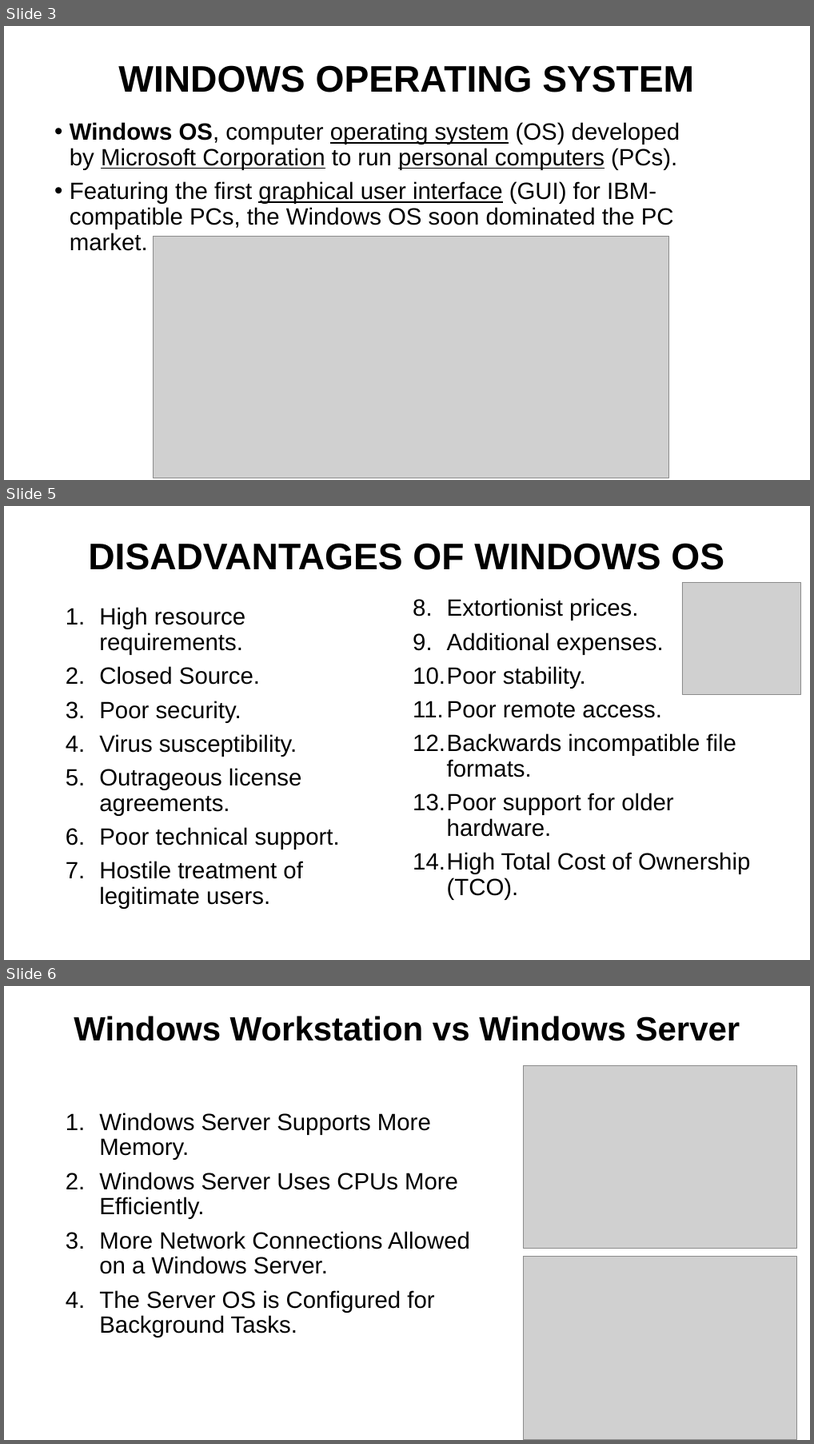
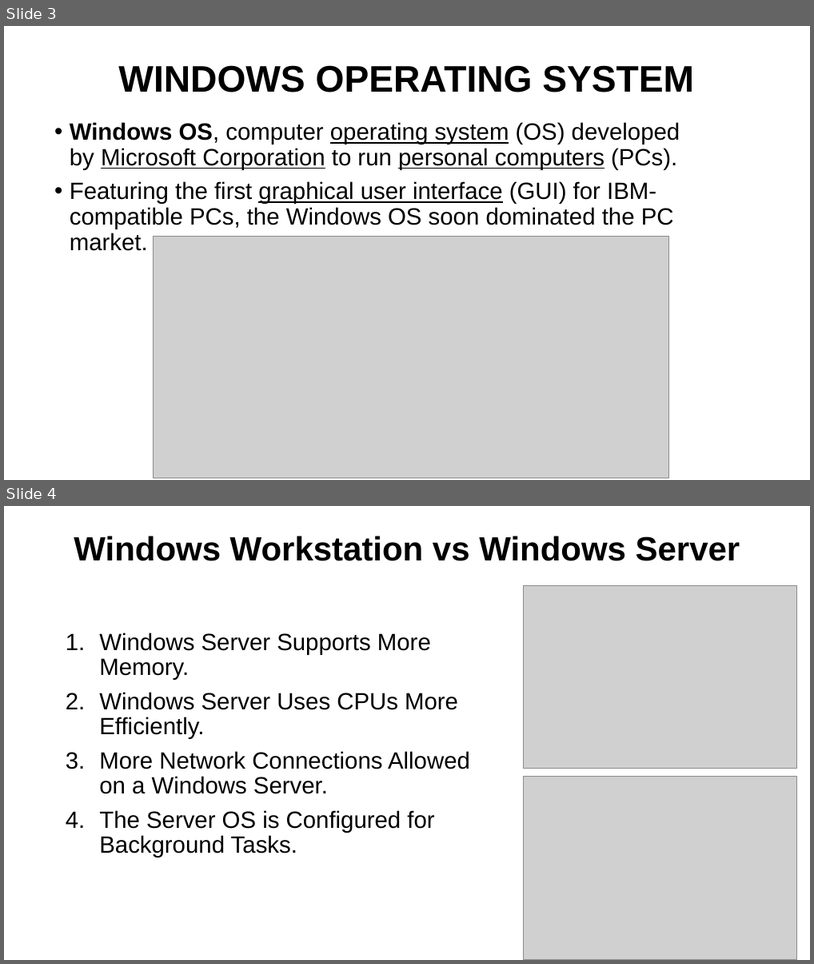
Before and after one commit to PriyalPotnis/Windows, a slide deck: WHAT IS OPERATING SYSTEM.pptx. Shown one above the other, each under a label of ours: slides 3, 5 and 6 before the commit, slides 3 and 4 after it; the slides between them are not shown. The pictures are 814x1444 and 814x964 pixels, drawn with LibreOffice and Linux fonts; fonts in the diff are those of the drawing; grey boxes stand for pictures. Boxes give left, top, right and bottom in pixels: in the first picture for what was removed or moved away, otherwise in the second. Text is boxed around its words. In the diff, an @@ line names an element or a change of style, - is before the commit and + after.

```diff
--- a/WHAT IS OPERATING SYSTEM.pptx
+++ b/WHAT IS OPERATING SYSTEM.pptx
@@ slide 5 removed at bbox=[4, 506, 810, 960], background #FFFFFF @@
@@ title removed at bbox=[88, 543, 725, 570] @@
-DISADVANTAGES OF WINDOWS OS
@@ text removed at bbox=[413, 598, 750, 900] @@
-8. Extortionist prices.
-9. Additional expenses.
-10. Poor stability.
-11. Poor remote access.
-12. Backwards incompatible file formats.
-13. Poor support for older hardware.
-14. High Total Cost of Ownership (TCO).
@@ picture removed at bbox=[682, 582, 802, 694] @@
@@ text removed at bbox=[99, 607, 340, 908] @@
-1. High resource requirements.
-2. Closed Source.
-3. Poor security.
-4. Virus susceptibility.
-5. Outrageous license agreements.
-6. Poor technical support.
-7. Hostile treatment of legitimate users.
@@ what was slide 6 is now slide 4 @@
```
Also in this commit, not shown: 1 slide added, 2 other slides removed, 2 other files.
